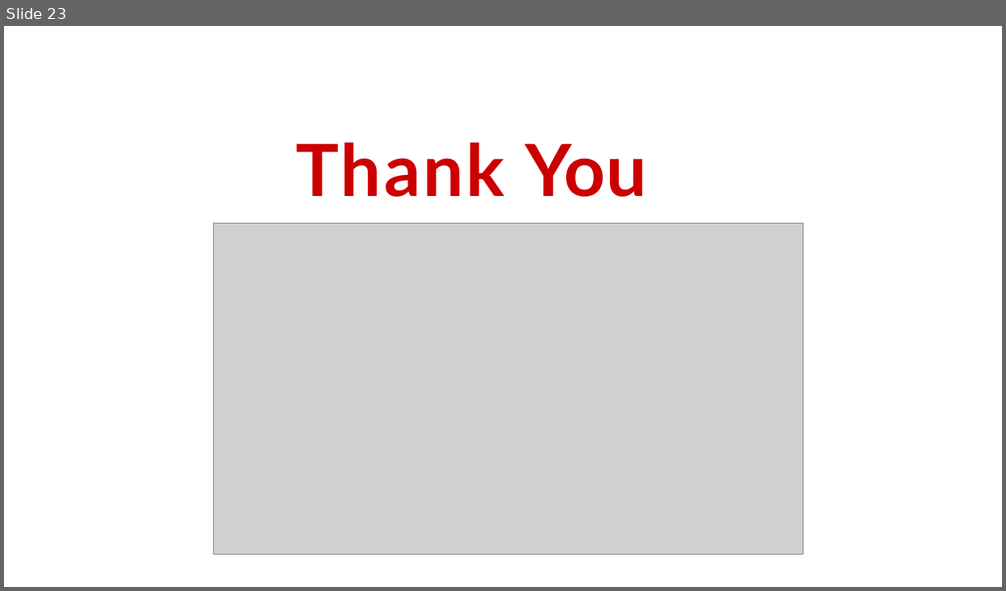
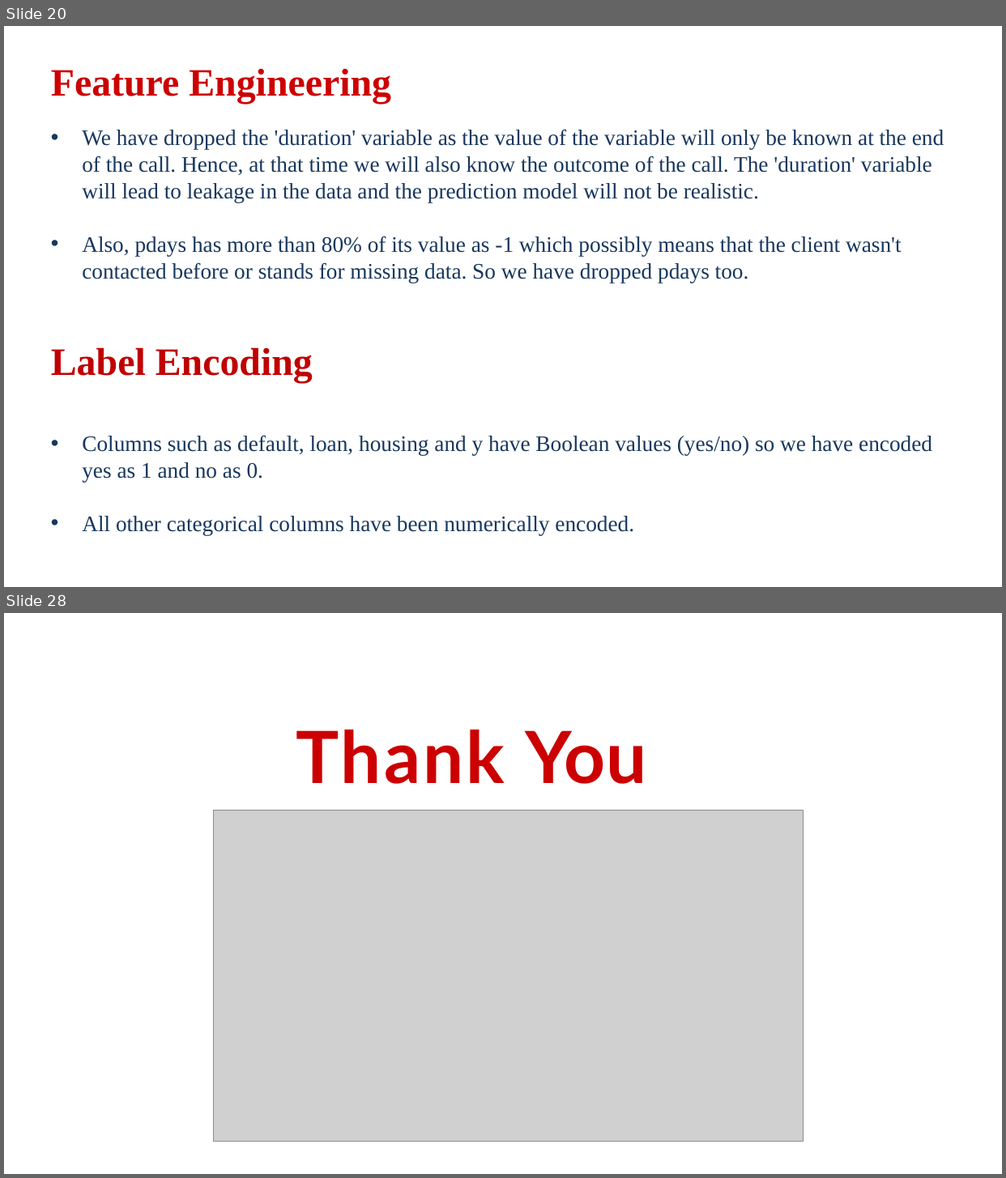
Before and after one commit to AnnayanB/SupervisedML_BankMarketingCampaigns, a slide deck: Presentation-Bank Marketing Effectiveness Prediction.pptx.pptx. Shown one above the other, each under a label of ours: slide 23 before the commit, slides 20 and 28 after it; the slides between them are not shown. The pictures are 1006x591 and 1006x1178 pixels, drawn with LibreOffice and Linux fonts; fonts in the diff are those of the drawing; grey boxes stand for pictures; background and template pictures are left out. Boxes give left, top, right and bottom in pixels: in the first picture for what was removed or moved away, otherwise in the second. Text is boxed around its words. In the diff, an @@ line names an element or a change of style, - is before the commit and + after.

```diff
--- a/Presentation-Bank Marketing Effectiveness Prediction.pptx.pptx
+++ b/Presentation-Bank Marketing Effectiveness Prediction.pptx.pptx
@@ slide 20 added at box(4, 26, 1002, 587), background #FFFFFF @@
@@ title added at box(51, 68, 391, 104), 28 pt, text #CC0000, bold @@
+Feature Engineering
@@ text added at box(51, 129, 944, 535), 16 pt, text #17375E @@
+• We have dropped the 'duration' variable as the value of the variable will only be known at the end of the call. Hence, at that time we will also know the outcome of the call. The 'duration' variable will lead to leakage in the data and the prediction model will not be realistic.
+• Also, pdays has more than 80% of its value as -1 which possibly means that the client wasn't contacted before or stands for missing data. So we have dropped pdays too.
+Label Encoding
+• Columns such as default, loan, housing and y have Boolean values (yes/no) so we have encoded yes as 1 and no as 0.
+• All other categorical columns have been numerically encoded.
@@ what was slide 23 is now slide 28 @@
```
Also in this commit, not shown: 18 slides changed, 8 other slides added, 4 slides removed.
